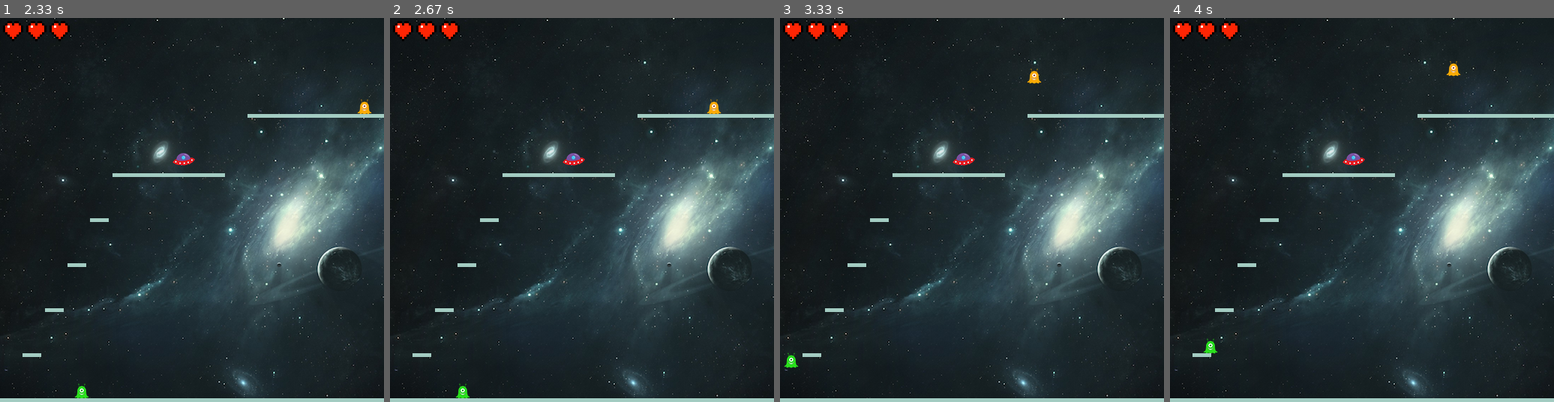
Above: before the commit, frames 1-4 (left to right).
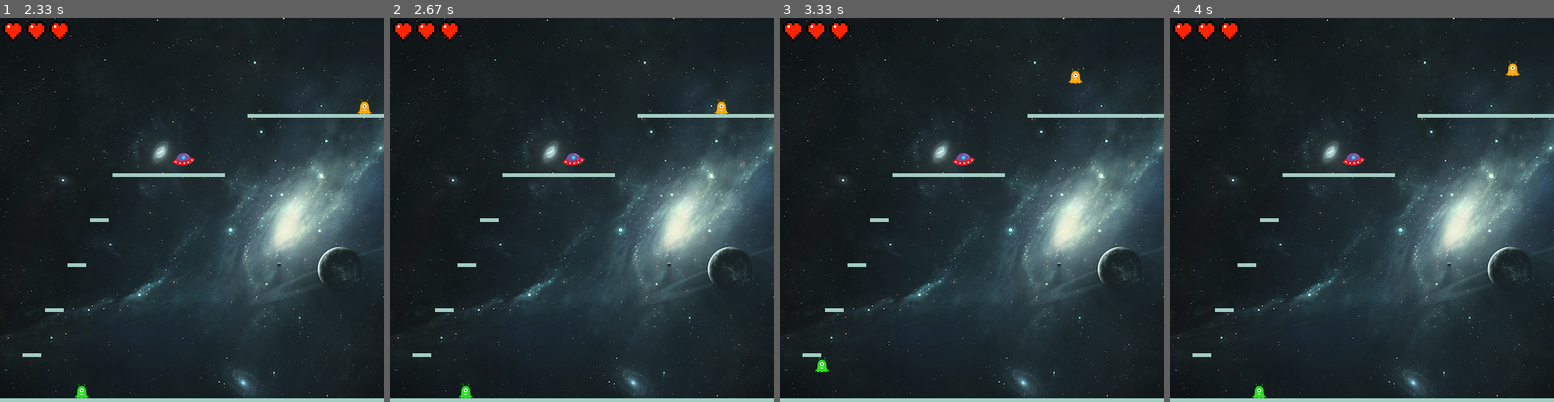
Above: after the commit, the same moments.

Repository: ezfe/Space-Attack
Game: pygame game, started from Space-Attack/main.py
Two runs of this game, one before a commit and one after it. Both use one fixed random seed, a clock stepped at 60 frames per second and the inputs below.
Inputs (mouse positions are in pixels of both pictures, inside the frame that each line leads up to):
- Up to frame 1 (2.33 s): click (119, 309) at 0.4 s; hold Right 0.67-1.13 s; hold Up 1.17-1.47 s; hold W 1.17-1.47 s; hold Right 1.5-1.97 s; hold D 1.5-1.97 s; hold Left from 2 s (still down); hold A from 2 s (still down)
- Up to frame 2 (2.67 s): release Left at 2.53 s; release A at 2.53 s; hold Left from 2.57 s (still down); hold A from 2.57 s (still down)
- Up to frame 3 (3.33 s): release Left at 2.97 s; release A at 2.97 s; hold Up from 3 s (still down); hold W from 3 s (still down)
- Up to frame 4 (4 s): release Up at 3.37 s; release W at 3.37 s; hold Right from 3.4 s (still down); hold D from 3.4 s (still down)

Frame 1 is identical in both runs. In frame 2, 0.2% of the frame differs, in the area x 16-89%, y 21-100%; in frame 3, 0.3%, in the area x 0-79%, y 13-93%; in frame 4, 0.3%.

Commit message:
slowed down horizontal speed when not pressing key

Diff:
--- a/Space-Attack/main.py
+++ b/Space-Attack/main.py
@@ -472,7 +472,7 @@
             self.moveRight()
         else:
             # If not pressing any keys, slow down
-            self.xVelocity = self.xVelocity * .85
+            self.xVelocity = self.xVelocity * .25
 
         # Check keys and perform actions (vertical)
         if not self.jumpKey == None and pygame.key.get_pressed()[self.jumpKey]:
